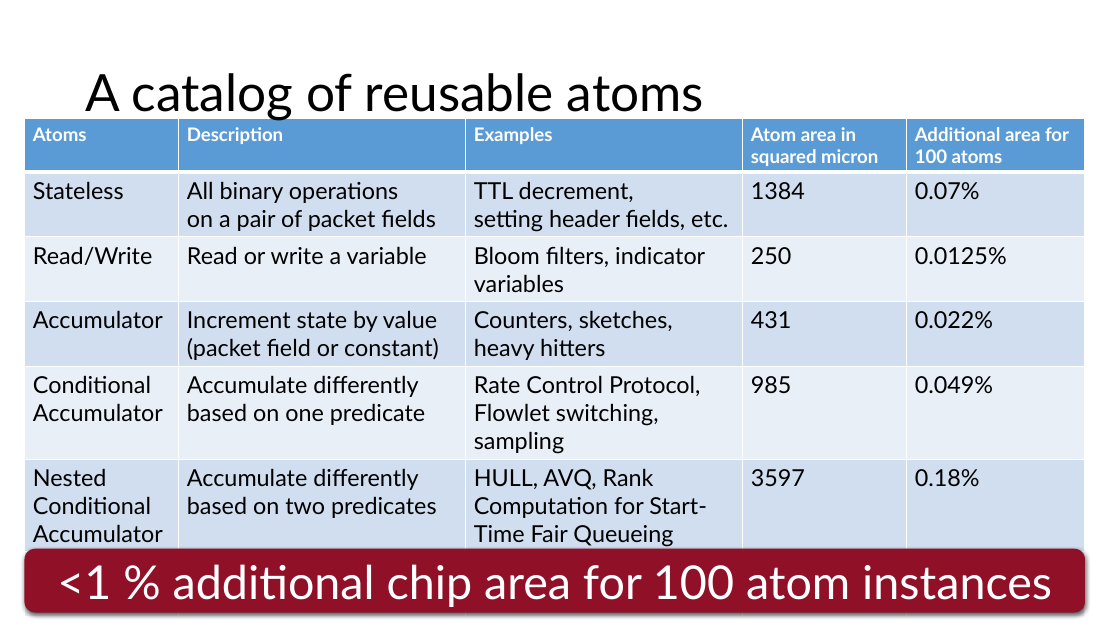
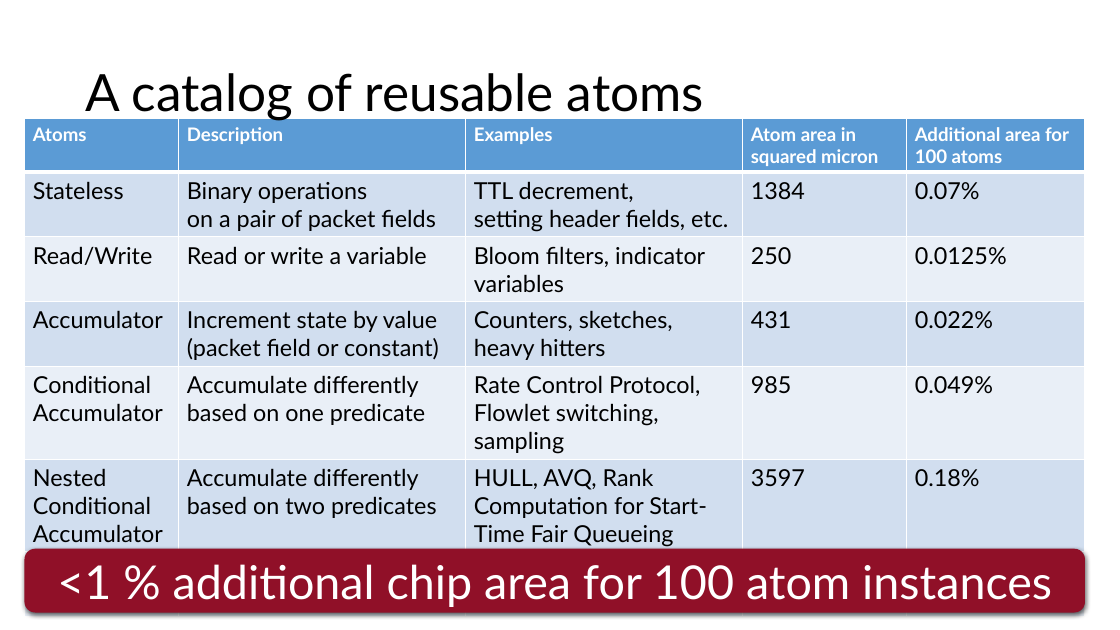
Before and after one commit to anirudhSK/pifo-domino-marple-ppts, a slide deck: slide 44 of combined_domino_pifo.pptx. Drawn at 1120x630 pixels with LibreOffice and Linux fonts; fonts in the diff are those of the drawing. Boxes give left, top, right and bottom in pixels: in the first picture for what was removed or moved away, otherwise in the second. Text is boxed around its words. In the diff, an @@ line names an element or a change of style, - is before the commit and + after.

```diff
--- a/combined_domino_pifo.pptx
+++ b/combined_domino_pifo.pptx
@@ table at [24,119,1086,615] @@
-row 2, column 2: All binary operations / on a pair of packet fields
+row 2, column 2: Binary operations / on a pair of packet fields
```
Also in this commit, not shown: 1 other slide changed.
